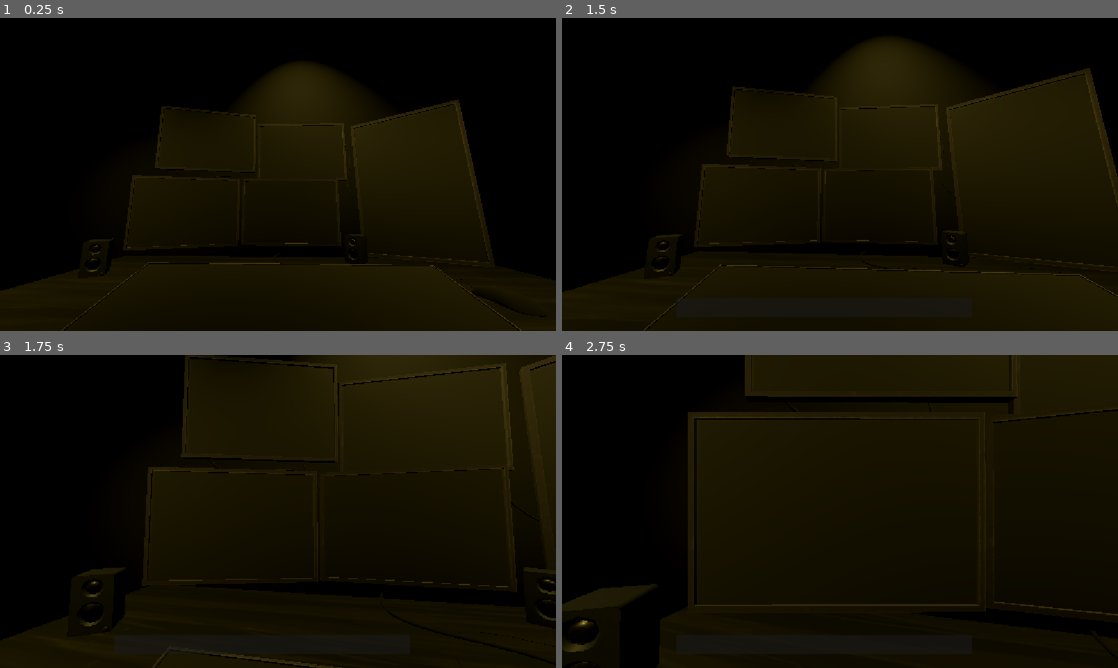
Above: before the commit, frames 1-4 (two rows, left to right).
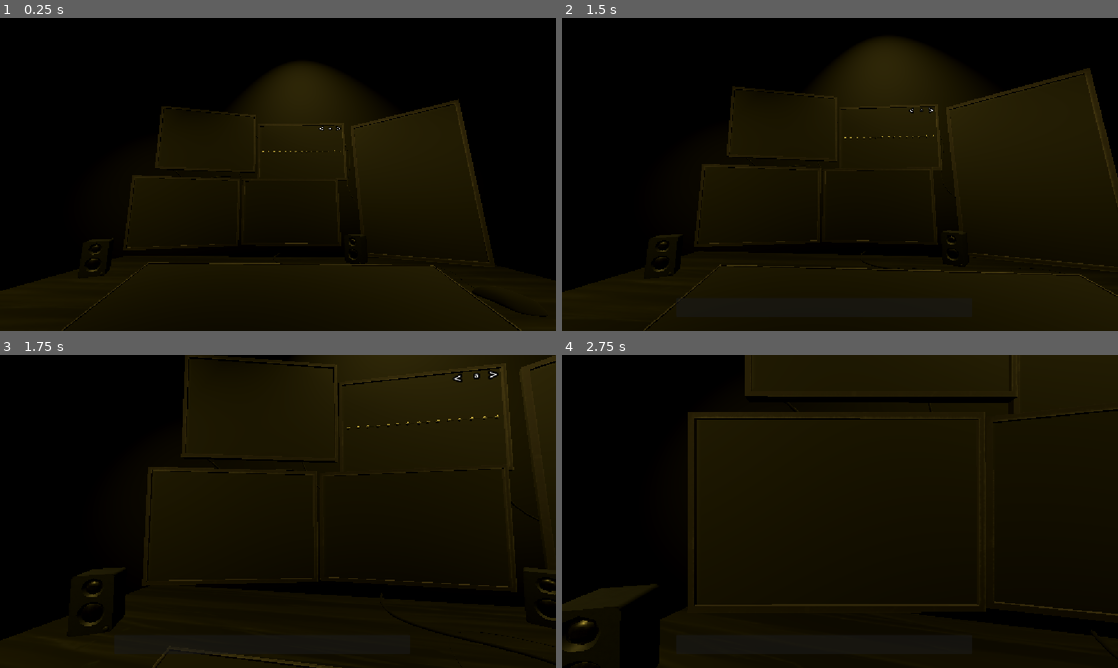
Above: after the commit, the same moments.

Repository: Lilly12568/Stockbouncer
Game: Godot game, scene res://Scenes/main.tscn
The game is run twice, just before and just after one commit, with the same random seed, the same clock (stepped at 60 frames per second) and the same inputs.
Inputs (mouse positions are in pixels of both pictures, inside the frame that each line leads up to):
- Up to frame 1 (0.25 s): no input
- Up to frame 2 (1.5 s): tap Enter at 0.5 s; move the mouse to (962, 158) at 0.52 s; click (962, 158) at 0.67 s; tap Space at 1.25 s; move the mouse to (728, 190) at 1.27 s; click (728, 190) at 1.42 s
- Up to frame 3 (1.75 s): no input
- Up to frame 4 (2.75 s): move the mouse to (895, 442) at 2.02 s; click (895, 442) at 2.17 s

The runs differ from the first frame. In frame 1, less than 0.1% of the frame differs, in the area x 47-62%, y 34-44%; in frame 2, less than 0.1%; in frame 3, 0.1%, in the area x 62-90%, y 5-24%; in frame 4, nothing differs.
Error after the commit: Invalid operands 'Nil' and 'int' in operator '-'. (res://Scenes/monitor_template_3.gd:21)

Commit message:
buttons

Diff:
--- a/Scenes/main.gd
+++ b/Scenes/main.gd
@@ -175,7 +175,9 @@
 
 var stories_shown = {"saveable":[],"read":[]}
 
-var monitors = {"1":"", "2":"", "3":"", "4":""}
+var monitors = {"1":0, "2":null, "3":null, "4":null}
+
+var unlocked = ["a","b","c","d","e","f","g","h","i","j","k","l","m","n","o","p"]
 
 # Called when the node enters the scene tree for the first time.
 func _ready() -> void:
--- a/Scenes/monitor_template.gd
+++ b/Scenes/monitor_template.gd
@@ -12,46 +12,61 @@
 
 
 func _ready():
-	interaction_area.input_event.connect(_on_input_event)
+    interaction_area.input_event.connect(_on_input_event)
 
-	for i in range(1, 16):
-		dots.append($Screen.get_node("Dot" if i == 1 else "Dot%d" % i))
-	for i in range(1, 15):
-		lines.append($Screen.get_node("ConnectingLine" if i == 1 else "ConnectingLine%d" % i))
+    for i in range(1, 16):
+        dots.append($Screen.get_node("Dot" if i == 1 else "Dot%d" % i))
+    for i in range(1, 15):
+        lines.append($Screen.get_node("ConnectingLine" if i == 1 else "ConnectingLine%d" % i))
 
-	update_lines()
+    update_lines()
 
 func update_lines() -> void:
-	for i in lines.size():
-		connect_dots(lines[i], dots[i], dots[i + 1])
+    for i in lines.size():
+        connect_dots(lines[i], dots[i], dots[i + 1])
 
 
 func connect_dots(line: MeshInstance3D, a: Node3D, b: Node3D) -> void:
-	var dir: Vector3 = b.position - a.position
-	var length := dir.length()
-	if length < 0.0001:
-		line.visible = false
-		return
-	line.visible = true
+    var dir: Vector3 = b.position - a.position
+    var length := dir.length()
+    if length < 0.0001:
+        line.visible = false
+        return
+    line.visible = true
 
-	var z := dir.normalized()
-	var x := Vector3.UP.cross(z).normalized()
-	var y := z.cross(x).normalized()
+    var z := dir.normalized()
+    var x := Vector3.UP.cross(z).normalized()
+    var y := z.cross(x).normalized()
 
-	line.transform = Transform3D(Basis(x, y, z * (length / LINE_LENGTH)), (a.position + b.position) * 0.5 + Vector3(0, LINE_LIFT, 0))
+    line.transform = Transform3D(Basis(x, y, z * (length / LINE_LENGTH)), (a.position + b.position) * 0.5 + Vector3(0, LINE_LIFT, 0))
 
 
 func _on_input_event(
-	camera: Node,
-	event: InputEvent,
-	event_position: Vector3,
-	normal: Vector3,
-	shape_idx: int
+    camera: Node,
+    event: InputEvent,
+    event_position: Vector3,
+    normal: Vector3,
+    shape_idx: int
 ):
-	if event is InputEventMouseButton:
-		if event.button_index == MOUSE_BUTTON_LEFT and event.pressed:
+    if event is InputEventMouseButton:
+        if event.button_index == MOUSE_BUTTON_LEFT and event.pressed:
 
-			var player_camera = get_tree().get_first_node_in_group("player_camera")
+            var player_camera = get_tree().get_first_node_in_group("player_camera")
 
-			if player_camera:
-				player_camera.LerpCamToPos(self)
+            if player_camera:
+                player_camera.LerpCamToPos(self)
+
+
+
+func _on_left_input_button_event(camera: Node, event: InputEvent, event_position: Vector3, normal: Vector3, shape_idx: int) -> void:
+    rotate_left(camera, event, event_position, normal, shape_idx)
+
+func rotate_left(camera: Node, event: InputEvent, event_position: Vector3, normal: Vector3, shape_idx: int) -> void:
+    print("a")
+
+
+func rotate_right(camera: Node, event: InputEvent, event_position: Vector3, normal: Vector3, shape_idx: int) -> void:
+    print("b")
+
+func _on_right_stock_area_input_event(camera: Node, event: InputEvent, event_position: Vector3, normal: Vector3, shape_idx: int) -> void:
+    rotate_right(camera, event, event_position, normal, shape_idx)
--- a/Scenes/monitor_template.tscn
+++ b/Scenes/monitor_template.tscn
@@ -180,9 +180,14 @@
 surface_material_override/0 = ExtResource("3_63ioy")
 
 [node name="Label3D" type="Label3D" parent="Screen" unique_id=897470889]
-transform = Transform3D(1.9106848e-15, -1, -4.3711363e-08, -4.3711363e-08, -4.3711367e-08, 0.9999999, -0.9999999, -1.058861e-21, -4.3711363e-08, -0.39664108, 0.019747984, -0.50797623)
+transform = Transform3D(1.9106848e-15, -1, -4.371136e-08, -4.371136e-08, -4.3711363e-08, 0.9999999, -0.9999999, -1.1435921e-21, -4.371136e-08, -0.39664108, 0.019747984, -0.48720717)
 text = "XXXX"
 font_size = 10
+
+[node name="Label3D2" type="Label3D" parent="Screen" unique_id=224152107]
+transform = Transform3D(-4.3711385e-08, -0.9999999, -2.1316282e-14, 4.3711367e-08, 2.1316282e-14, -0.9999999, 0.9999999, -4.3711385e-08, 4.3711367e-08, -0.4007812, -3.7252903e-08, -0.48918557)
+text = "<         >"
+font_size = 21
 
 [node name="BuyArea" type="Area3D" parent="." unique_id=1550920083]
 
@@ -199,11 +204,14 @@
 [node name="LeftStockArea" type="Area3D" parent="." unique_id=330540467]
 
 [node name="LeftStockButton" type="CollisionShape3D" parent="LeftStockArea" unique_id=1531584775]
-transform = Transform3D(1, 0, 0, 0, 1, 0, 0, 0, 1, 0.35027313, 0.3937683, -0.008483887)
+transform = Transform3D(1, 0, 0, 0, 1, 0, 0, 0, 1, 0.34678933, 0.3937683, 0.014417276)
 shape = SubResource("BoxShape3D_g2mn5")
 
 [node name="RightStockArea" type="Area3D" parent="." unique_id=1797109905]
 
 [node name="RightStockButton" type="CollisionShape3D" parent="RightStockArea" unique_id=938962659]
-transform = Transform3D(1, 0, 0, 0, 1, 0, 0, 0, 1, 0.63996124, 0.39804077, 0)
+transform = Transform3D(1, 0, 0, 0, 1, 0, 0, 0, 1, 0.6200744, 0.39804077, 0.027433917)
 shape = SubResource("BoxShape3D_ucim2")
+
+[connection signal="input_event" from="LeftStockArea" to="." method="_on_left_input_button_event"]
+[connection signal="input_event" from="RightStockArea" to="." method="_on_right_stock_area_input_event"]
--- a/Scenes/monitor_template_1.gd
+++ b/Scenes/monitor_template_1.gd
@@ -4,8 +4,26 @@
 
 
 func _process(delta: float) -> void:
-	$"Screen".visible = stock["1"] != ""
-	$Screen/Dot.position += Vector3(-0.1, 0, 0) * delta
-	update_lines()
-	$Screen/Label3D.text = str(stock["1"])
-	print(stock["1"])
+	stock = get_parent().monitors
+	if stock["1"] == null:
+		$"Screen".visible = false
+	else:
+		$"Screen".visible = true
+		update_lines()
+		$Screen/Label3D.text = str(get_parent().unlocked[stock["1"]])
+
+func rotate_left(camera: Node, event: InputEvent, event_position: Vector3, normal: Vector3, shape_idx: int) -> void:
+	if event is InputEventMouseButton:
+		if event.button_index == MOUSE_BUTTON_LEFT and event.pressed:
+			if stock["1"] == 0:
+				get_parent().monitors["1"] = len(get_parent().unlocked) - 1
+			else:
+				get_parent().monitors["1"] -= 1
+
+func rotate_right(camera: Node, event: InputEvent, event_position: Vector3, normal: Vector3, shape_idx: int) -> void:
+	if event is InputEventMouseButton:
+		if event.button_index == MOUSE_BUTTON_LEFT and event.pressed:
+			if stock["1"] == len(get_parent().unlocked) - 1:
+				get_parent().monitors["1"] = 0
+			else:
+				get_parent().monitors["1"] += 1
--- a/Scenes/monitor_template_2.gd
+++ b/Scenes/monitor_template_2.gd
@@ -4,8 +4,26 @@
 
 
 func _process(delta: float) -> void:
-	$"Screen".visible = stock["1"] != ""
-	$Screen/Dot.position += Vector3(-0.1, 0, 0) * delta
-	update_lines()
-	$Screen/Label3D.text = str(stock["2"])
-	print(stock["2"])
+	stock = get_parent().monitors
+	if stock["2"] == null:
+		$"Screen".visible = false
+	else:
+		$"Screen".visible = true
+		update_lines()
+		$Screen/Label3D.text = str(get_parent().unlocked[stock["2"]])
+
+func rotate_left(camera: Node, event: InputEvent, event_position: Vector3, normal: Vector3, shape_idx: int) -> void:
+	if event is InputEventMouseButton:
+		if event.button_index == MOUSE_BUTTON_LEFT and event.pressed:
+			if stock["2"] == 0:
+				get_parent().monitors["2"] = len(get_parent().unlocked) - 1
+			else:
+				get_parent().monitors["2"] -= 1
+
+func rotate_right(camera: Node, event: InputEvent, event_position: Vector3, normal: Vector3, shape_idx: int) -> void:
+	if event is InputEventMouseButton:
+		if event.button_index == MOUSE_BUTTON_LEFT and event.pressed:
+			if stock["2"] == len(get_parent().unlocked) - 1:
+				get_parent().monitors["2"] = 0
+			else:
+				get_parent().monitors["2"] += 1
--- a/Scenes/monitor_template_3.gd
+++ b/Scenes/monitor_template_3.gd
@@ -4,8 +4,26 @@
 
 
 func _process(delta: float) -> void:
-	$"Screen".visible = stock["1"] != ""
-	$Screen/Dot.position += Vector3(-0.1, 0, 0) * delta
-	update_lines()
-	$Screen/Label3D.text = str(stock["3"])
-	print(stock["3"])
+	stock = get_parent().monitors
+	if stock["3"] == null:
+		$"Screen".visible = false
+	else:
+		$"Screen".visible = true
+		update_lines()
+		$Screen/Label3D.text = str(get_parent().unlocked[stock["3"]])
+
+func rotate_left(camera: Node, event: InputEvent, event_position: Vector3, normal: Vector3, shape_idx: int) -> void:
+	if event is InputEventMouseButton:
+		if event.button_index == MOUSE_BUTTON_LEFT and event.pressed:
+			if stock["3"] == 0:
+				get_parent().monitors["3"] = len(get_parent().unlocked) - 1
+			else:
+				get_parent().monitors["3"] -= 1
+
+func rotate_right(camera: Node, event: InputEvent, event_position: Vector3, normal: Vector3, shape_idx: int) -> void:
+	if event is InputEventMouseButton:
+		if event.button_index == MOUSE_BUTTON_LEFT and event.pressed:
+			if stock["3"] == len(get_parent().unlocked) - 1:
+				get_parent().monitors["3"] = 0
+			else:
+				get_parent().monitors["3"] += 1
--- a/Scenes/monitor_template_4.gd
+++ b/Scenes/monitor_template_4.gd
@@ -4,8 +4,26 @@
 
 
 func _process(delta: float) -> void:
-	$"Screen".visible = stock["1"] != ""
-	$Screen/Dot.position += Vector3(-0.1, 0, 0) * delta
-	update_lines()
-	$Screen/Label3D.text = str(stock["4"])
-	print(stock["4"])
+	stock = get_parent().monitors
+	if stock["4"] == null:
+		$"Screen".visible = false
+	else:
+		$"Screen".visible = true
+		update_lines()
+		$Screen/Label3D.text = str(get_parent().unlocked[stock["4"]])
+
+func rotate_left(camera: Node, event: InputEvent, event_position: Vector3, normal: Vector3, shape_idx: int) -> void:
+	if event is InputEventMouseButton:
+		if event.button_index == MOUSE_BUTTON_LEFT and event.pressed:
+			if stock["4"] == 0:
+				get_parent().monitors["4"] = len(get_parent().unlocked) - 1
+			else:
+				get_parent().monitors["4"] -= 1
+
+func rotate_right(camera: Node, event: InputEvent, event_position: Vector3, normal: Vector3, shape_idx: int) -> void:
+	if event is InputEventMouseButton:
+		if event.button_index == MOUSE_BUTTON_LEFT and event.pressed:
+			if stock["4"] == len(get_parent().unlocked) - 1:
+				get_parent().monitors["4"] = 0
+			else:
+				get_parent().monitors["4"] += 1
